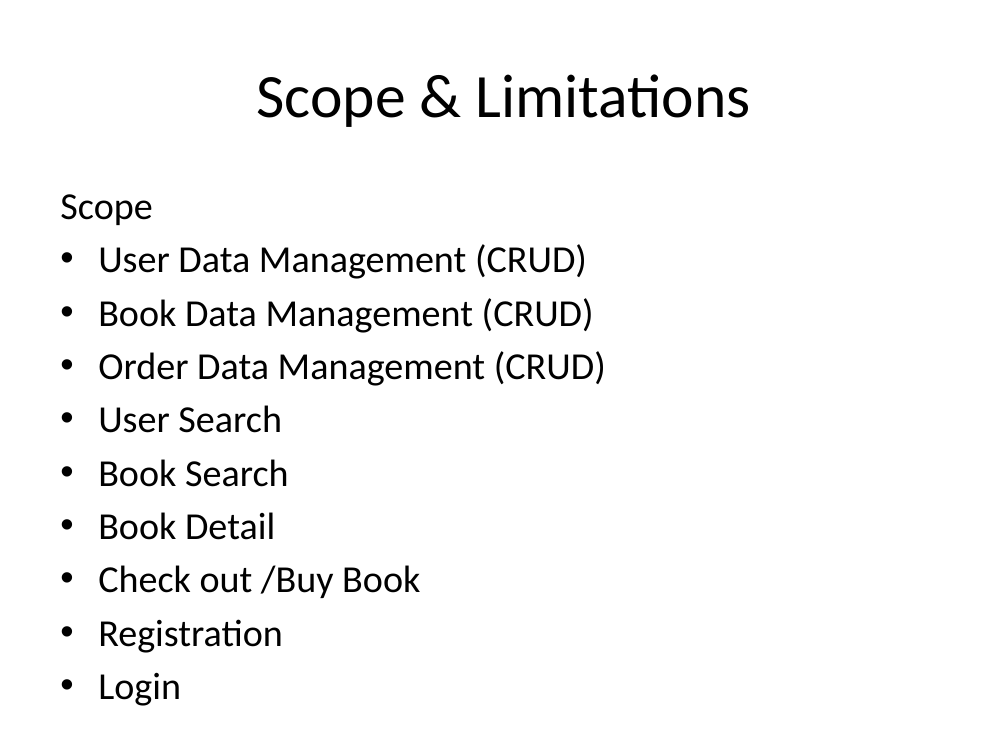
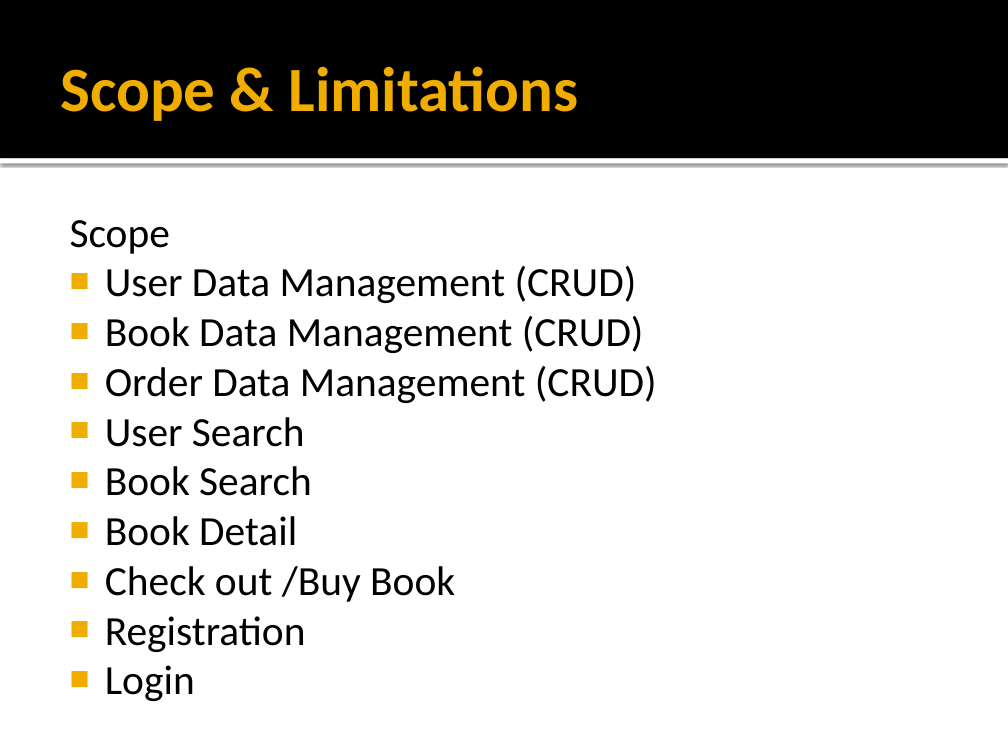
Before and after one commit to MNLBC/Group2Projects, a slide deck: slide 3 of 8. Pair Project/1. Danna Ziggy/BookManagement.pptx. Drawn at 1008x756 pixels with LibreOffice and Linux fonts; fonts in the diff are those of the drawing. Boxes give left, top, right and bottom in pixels: in the first picture for what was removed or moved away, otherwise in the second. Text is boxed around its words. In the diff, an @@ line names an element or a change of style, - is before the commit and + after.

```diff
--- a/8. Pair Project/1. Danna Ziggy/BookManagement.pptx
+++ b/8. Pair Project/1. Danna Ziggy/BookManagement.pptx
@@ rectangle added at <box>0,0,1008,158</box>, fill #000000 @@
@@ title "Scope & Limitations": place and size @@
-title "Scope & Limitations" at <box>256,74,751,127</box>
+title "Scope & Limitations" at <box>60,66,578,121</box>
@@ title "Scope & Limitations" at <box>60,66,578,121</box>: size 44 to 45 pt, text colour #000000 to #F0AD00, bold on; alignment centre to left @@
@@ rectangle added at <box>0,158,1008,163</box>, fill #FFFFFF @@
@@ text "Scope": place and size @@
-text "Scope" at <box>60,194,606,653</box>
+text "Scope" at <box>70,220,657,701</box>
@@ text "Scope" at <box>70,220,657,701</box>: size 27.2 to 29.6 pt; indent changed; less space between paragraphs; bullet • to ■ @@
```
Also in this commit, not shown: 4 other slides changed, 10 other files.
